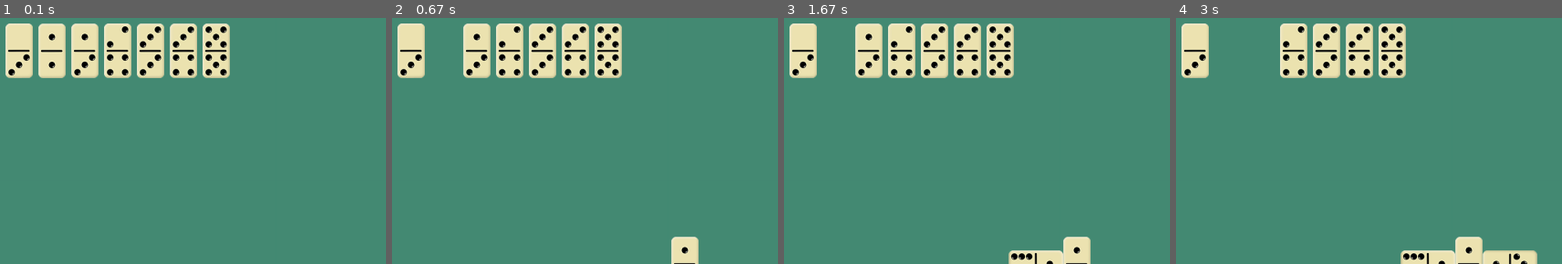
Above: before the commit, frames 1-4 (left to right).
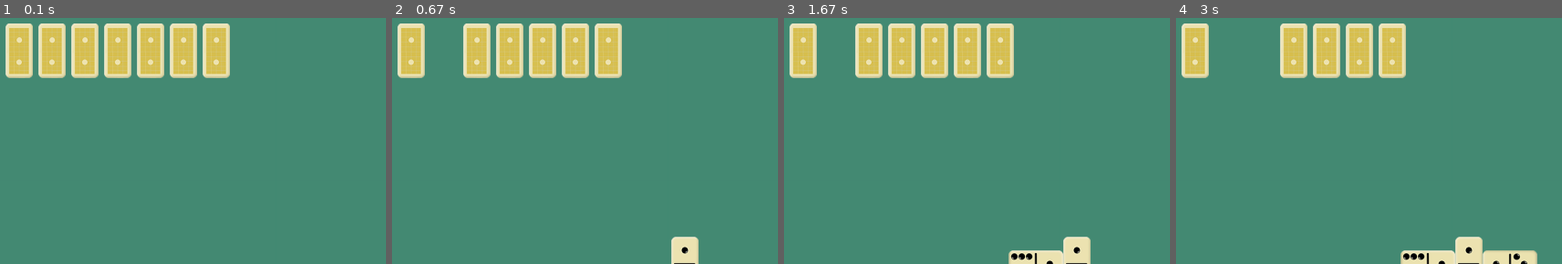
Above: after the commit, the same moments.

Repository: Nikomah/Domimo-pygame
Game: pygame game, started from main.py
The game is run twice, just before and just after one commit, with the same random seed, the same clock (stepped at 60 frames per second) and the same inputs.
Inputs (mouse positions are % of the whole screen's width and height, from its top left):
- Up to frame 1 (0.1 s): no input
- Up to frame 2 (0.67 s): tap Space at 0.33 s
- Up to frame 3 (1.67 s): click (7, 93) at 0.82 s; press the mouse at (2, 93) at 1.13 s; move the mouse to (17, 61) at 1.23 s; release the mouse at (32, 29) at 1.37 s
- Up to frame 4 (3 s): tap Space at 1.83 s
The pictures show only the part of the screen within x 0-50%, y 0-50%; the shares and areas given below are measured in that part.

The runs differ from the first frame. In frame 1, 7.0% of the frame differs, in the area x 1-60%, y 2-25%; in frame 2, 6.0%; in frame 3, 6.0%; in frame 4, 5.0%.

Commit message:
Closed robot bones.

Diff:
--- a/main.py
+++ b/main.py
@@ -81,7 +81,7 @@
                 robot_list.append(b.nominal)
                 b.add(robot_group)
                 b.rect.topleft = robot_coords[robot_flag]
-                screen.blit(b.image, b.rect)
+                screen.blit(b.back_image, b.rect)
                 robot_flag += 1
     del robot_coords
     del last_list
@@ -538,7 +538,7 @@
             bone.rect.topleft = coord
             bone.add(robot_group)
             bone.remove(bar_group)
-            screen.blit(bone.image, bone.rect)
+            screen.blit(bone.back_image, bone.rect)
             screen.blit(bg.image, bg.rect)
             pygame.display.update([bone.rect, bg.rect])
             break
